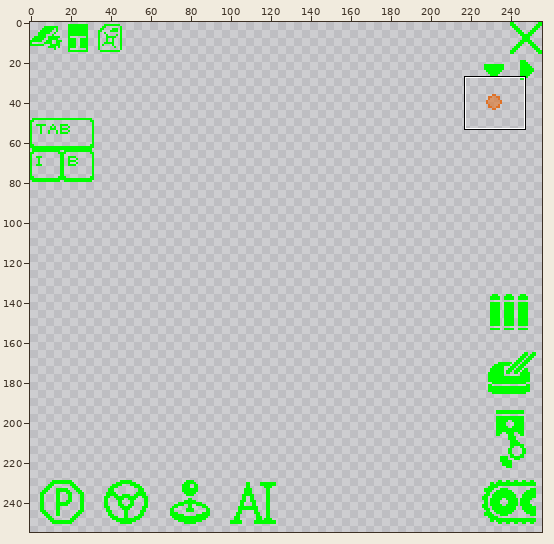
Pixel-art file: assets/icons/icon.aseprite. The picture above shows the old version from afar; the outline marks the close-up.
Close-up. As it was:
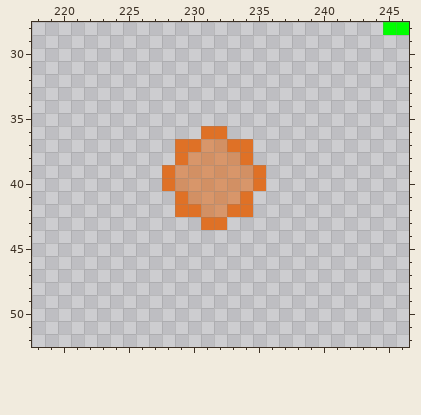
256x256 pixels, 1 frame. Shown: x 218..246, y 28..52. The wide view leaves out empty margins.
The result:
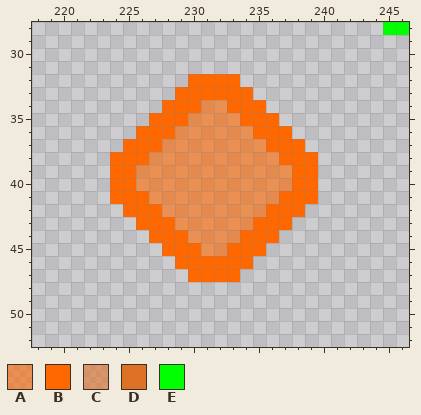
Palette (. is transparent): A #ff670099  B #ff6700  C #df712699  D #df7126  E #00ff00
From old to new:
Layer "symbl":
The edit adds colour A in row 34 at x 231 to 232; in row 35 at x 230 to 233; in row 36 at x 229 to 230 and 233 to 234; in row 37 at x 228 and 235; in row 38 at x 227 to 228 and 235 to 236; in rows 39 to 40 at x 226 to 227 and 236 to 237.
The edit adds colour A in row 41 at x 227 to 228 and 235 to 236; in row 42 at x 228 and 235; in row 43 at x 229 to 230 and 233 to 234; in row 44 at x 230 to 233; in row 45 at x 231 to 232.
Colour C gives way to colour A in row 37 at x 231 to 232; in row 38 at x 230 to 233; in rows 39 to 40 at x 229 to 234; in row 41 at x 230 to 233; in row 42 at x 231 to 232.
Colour D gives way to colour A in row 36 at x 231 to 232; in row 37 at x 229 to 230 and 233 to 234; in row 38 at x 229 and 234; in rows 39 to 40 at x 228 and 235; in row 41 at x 229 and 234; in row 42 at x 229 to 230 and 233 to 234.
Colour D gives way to colour A in row 43 at x 231 to 232.
The edit adds colour B in row 32 at x 230 to 233; in row 33 at x 229 to 234; in row 34 at x 228 to 230 and 233 to 235; in row 35 at x 227 to 229 and 234 to 236; in row 36 at x 226 to 228 and 235 to 237; in row 37 at x 225 to 227 and 236 to 238.
The edit adds colour B in row 38 at x 224 to 226 and 237 to 239; in rows 39 to 40 at x 224 to 225 and 238 to 239; in row 41 at x 224 to 226 and 237 to 239; in row 42 at x 225 to 227 and 236 to 238; in row 43 at x 226 to 228 and 235 to 237; in row 44 at x 227 to 229 and 234 to 236.
The edit adds colour B in row 45 at x 228 to 230 and 233 to 235; in row 46 at x 229 to 234; in row 47 at x 230 to 233.
Where, in picture pixels (left, top, right, bottom), the same in both close-ups:
changed: (110, 74, 318, 282)
